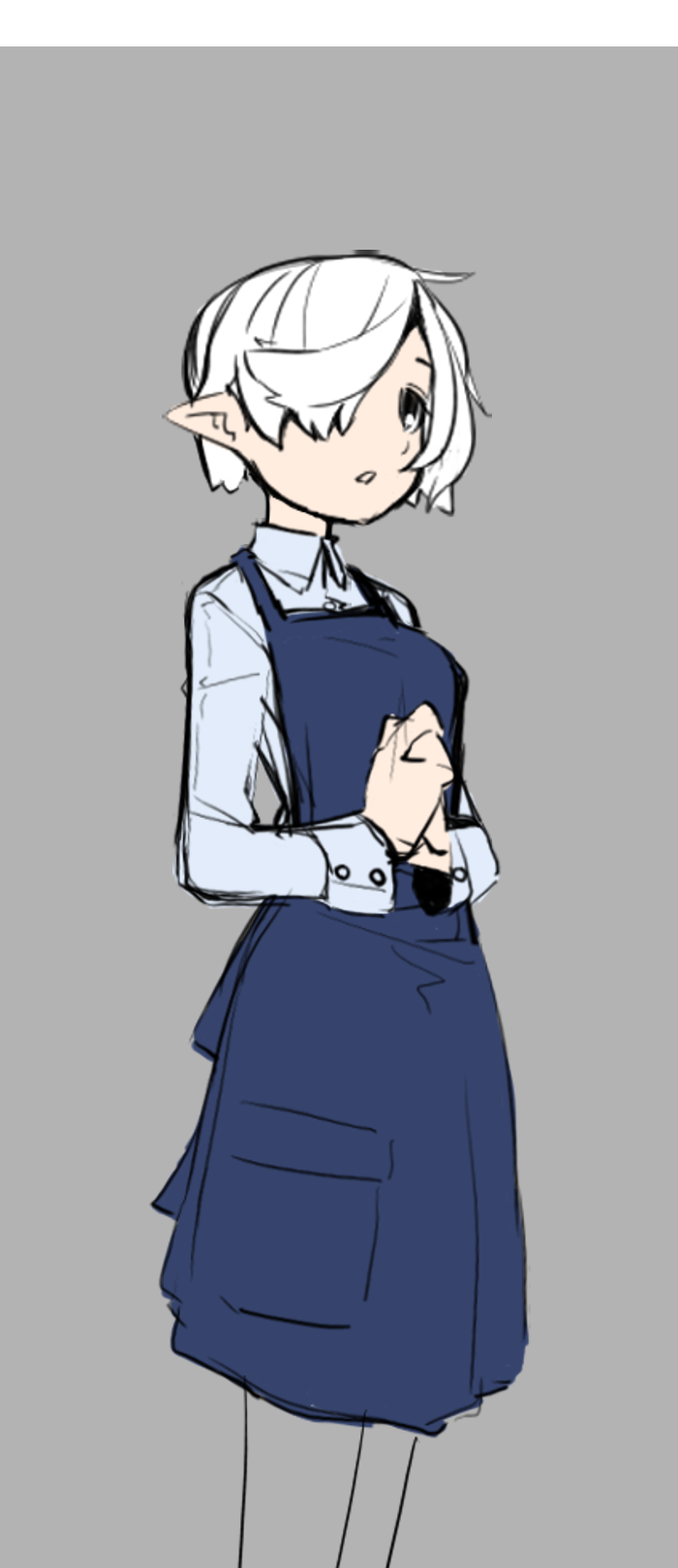
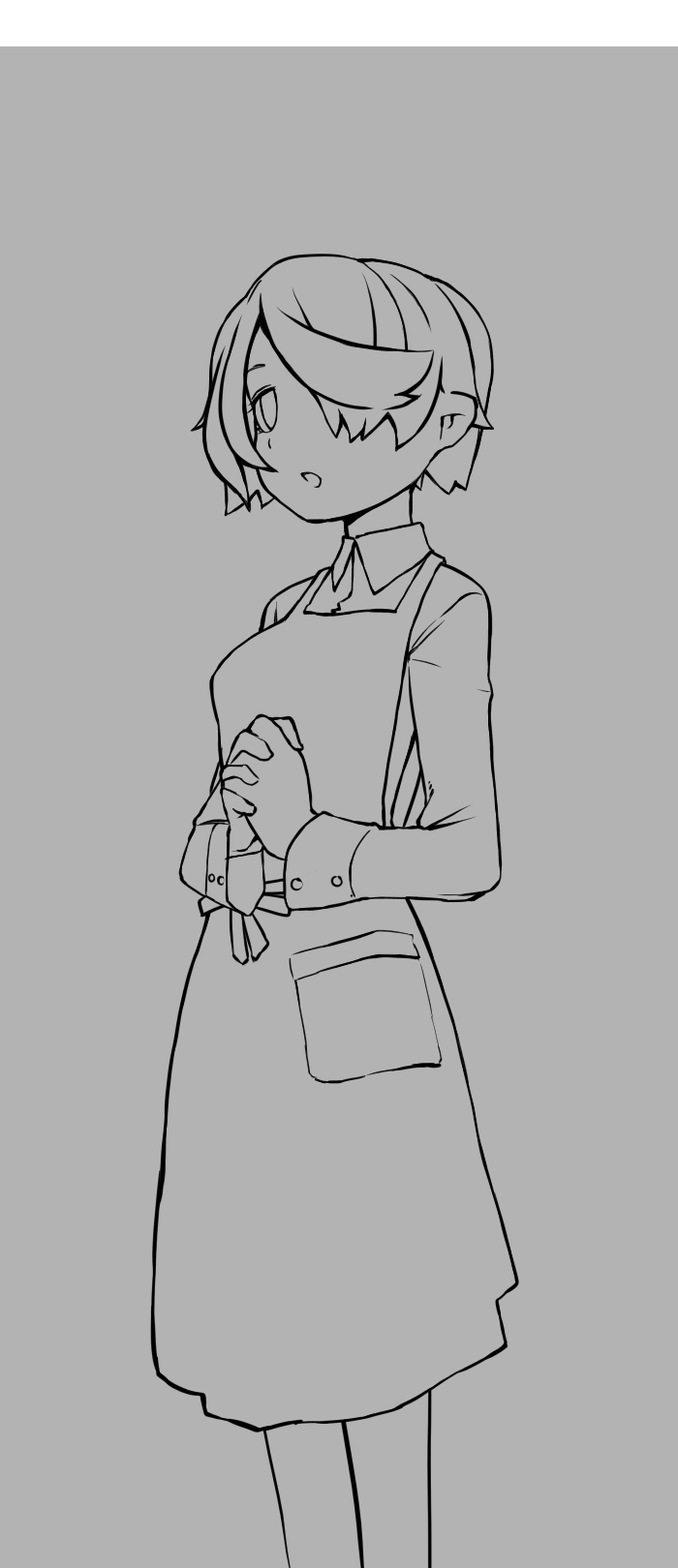
The second (678, 1568) image is a revision of the first. Changes to its layers:
added group "pen" with 16 layers above "base" over [149, 249, 531, 1568]
added layer "hair" in group "pen" over [161, 249, 494, 558]
added group "skin" (1st of 2, in "pen") with 2 layers in group "pen" over [185, 309, 496, 868]
added layer "skin" (2nd of 2, in "pen" › "skin") in group "skin" over [185, 309, 494, 620]
added group "epron" with 5 layers in group "pen" over [149, 495, 531, 1487]
added layer "レイヤー 44" in group "epron" over [149, 867, 531, 1487]
added layer "レイヤー 43" in group "epron" over [185, 495, 496, 868]
added group "feet" with 1 layers in group "pen" over [185, 1362, 496, 1568]
added layer "leg" in group "feet" over [185, 1362, 496, 1568]
added group "shirt" with 3 layers in group "pen" over [171, 495, 503, 930]
added layer "レイヤー 37" (2nd of 2, in "pen" › "shirt") in group "shirt" over [171, 495, 503, 930]
added layer "レイヤー 42" in group "shirt" over [171, 495, 503, 930]
renamed "022" to "base", hid the group it (14 layers), opacity 100% → 48% over [149, 249, 531, 1568]
painted on "Layer 66" over [231, 1328, 531, 1568]
painted on "Layer 63" over [173, 461, 503, 958]
painted on "Layer 62" over [149, 523, 531, 1453]
painted on "Layer 58" over [171, 523, 503, 1020]
painted on "Layer 60" over [171, 523, 503, 896]
painted on "Layer 56" over [161, 249, 494, 603]
painted on "Layer 72 Merged" over [161, 260, 503, 880]
painted on "Layer 70" over [149, 508, 531, 1500]
painted on "Layer 69" over [171, 508, 503, 942]
painted on "Layer 67" over [166, 249, 494, 571]
painted on "background" over [149, 249, 531, 1568]
…and 17 more changes (17 added)
